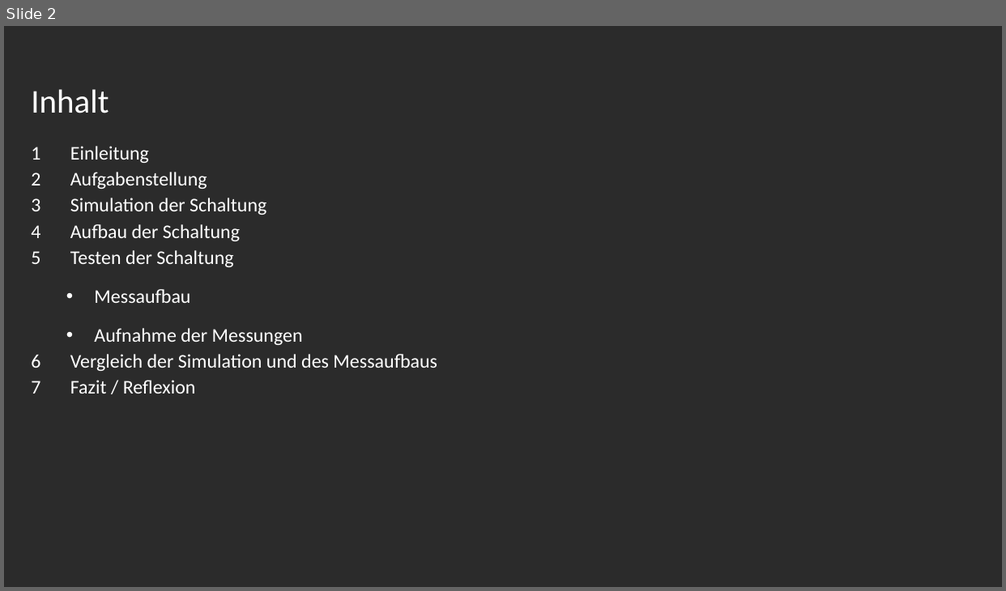
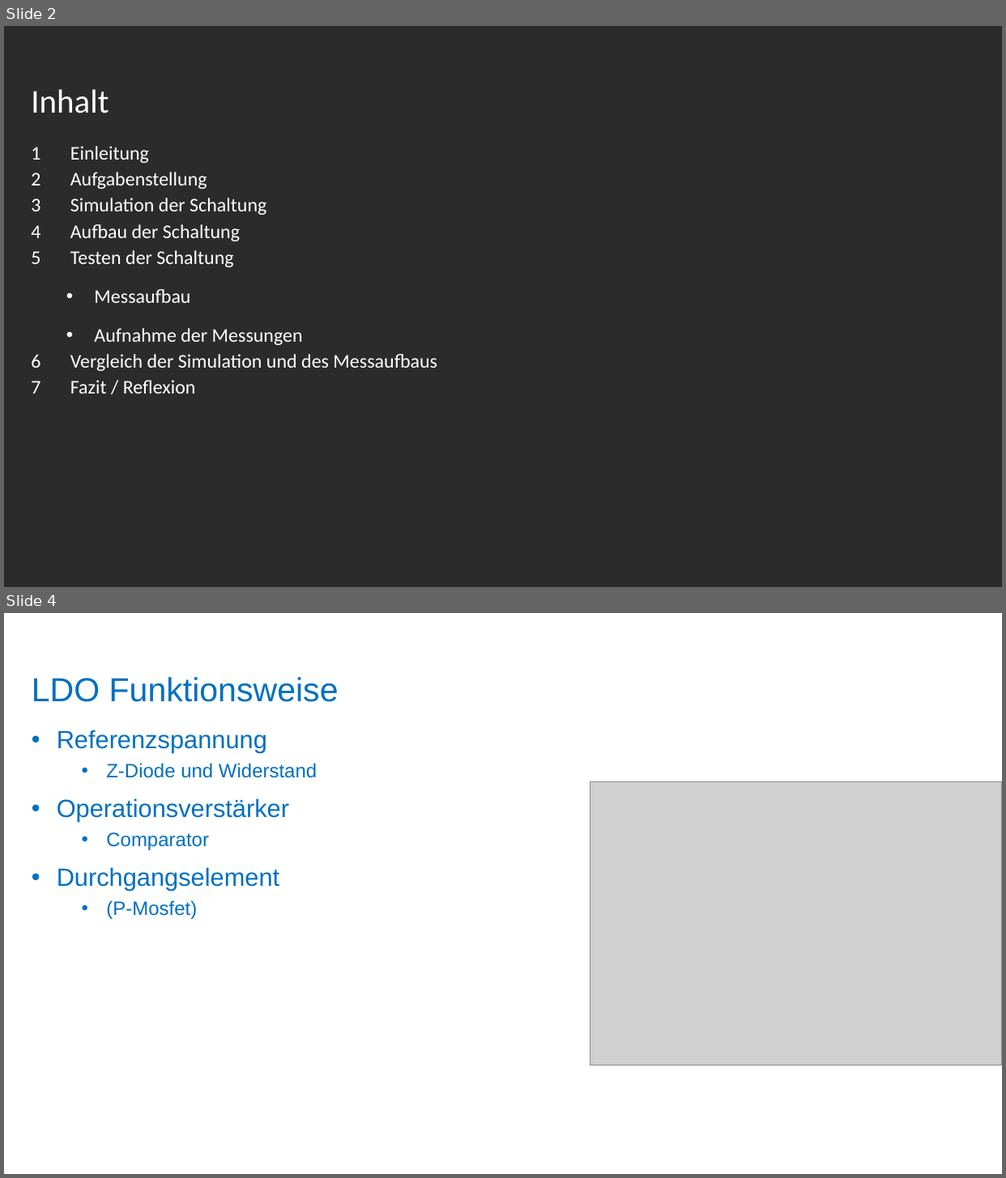
Before and after one commit to mimeiners/ASLK_PRO, a slide deck: docs/img/Experiment_11/Präsentation_ANS_LDO.pptx. Shown one above the other, each under a label of ours: slide 2 before the commit, slides 2 and 4 after it; the slides between them are not shown. The pictures are 1006x591 and 1006x1178 pixels, drawn with LibreOffice and Linux fonts; fonts in the diff are those of the drawing; grey boxes stand for pictures; background and template pictures are left out; a plain dark background stands for a picture behind light text. Boxes give left, top, right and bottom in pixels: in the first picture for what was removed or moved away, otherwise in the second. Text is boxed around its words. In the diff, an @@ line names an element or a change of style, - is before the commit and + after.

```diff
--- a/docs/img/Experiment_11/Präsentation_ANS_LDO.pptx
+++ b/docs/img/Experiment_11/Präsentation_ANS_LDO.pptx
@@ slide 4 added at (x1=4, y1=613, x2=1002, y2=1174), background picture (left out) @@
@@ title added at (x1=32, y1=677, x2=339, y2=702), 24 pt, text #0070C0 @@
+LDO Funktionsweise
@@ text added at (x1=57, y1=730, x2=317, y2=919), 18 pt, text #0070C0 @@
+• Referenzspannung
+  • Z-Diode und Widerstand
+• Operationsverstärker
+  • Comparator
+• Durchgangselement
+  • (P-Mosfet)
@@ picture added at (x1=590, y1=781, x2=1002, y2=1065) @@
```
Also in this commit, not shown: 8 slides changed, 2 other slides added, 2 slides removed, 5 other files.
